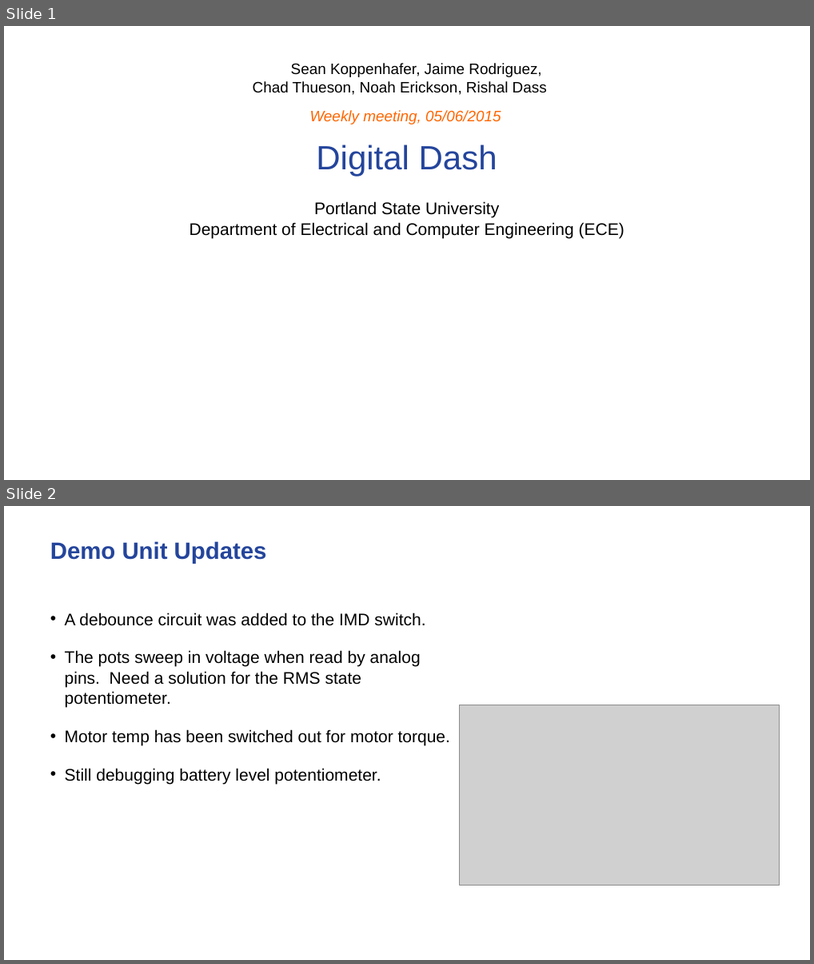
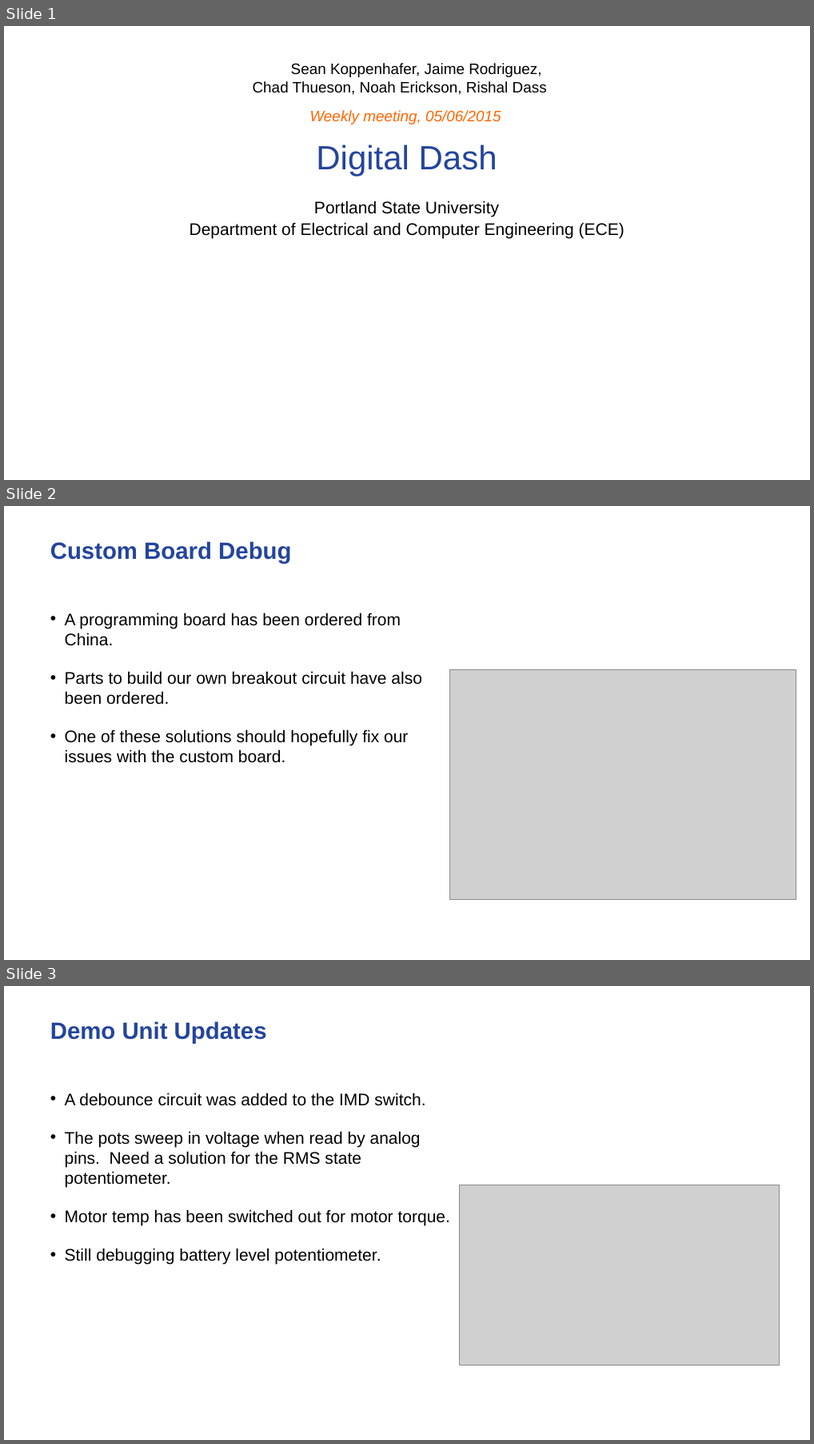
Before and after one commit to noahterickson/DigitalDash, a slide deck: Documentation/Meetings/capstone_meeting_5-06-15.pptx. Shown one above the other, each under a label of ours: slides 1 and 2 before the commit, slides 1, 2 and 3 after it. The pictures are 814x964 and 814x1444 pixels, drawn with LibreOffice and Linux fonts; fonts in the diff are those of the drawing; grey boxes stand for pictures; background and template pictures are left out. Boxes give left, top, right and bottom in pixels: in the first picture for what was removed or moved away, otherwise in the second. Text is boxed around its words. In the diff, an @@ line names an element or a change of style, - is before the commit and + after.

```diff
--- a/Documentation/Meetings/capstone_meeting_5-06-15.pptx
+++ b/Documentation/Meetings/capstone_meeting_5-06-15.pptx
@@ slide 2 added at box(4, 506, 810, 960), background #FFFFFF @@
@@ text added at box(50, 541, 291, 564), 28 pt, text #24459C, bold @@
+Custom Board Debug
@@ text added at box(65, 612, 422, 763), 20 pt, text #000000 @@
+• A programming board has been ordered from China.
+• Parts to build our own breakout circuit have also been ordered.
+• One of these solutions should hopefully fix our issues with the custom board.
@@ picture added at box(450, 669, 797, 900) @@
@@ what was slide 2 is now slide 3 @@
```
Also in this commit, not shown: 2 slides changed.
